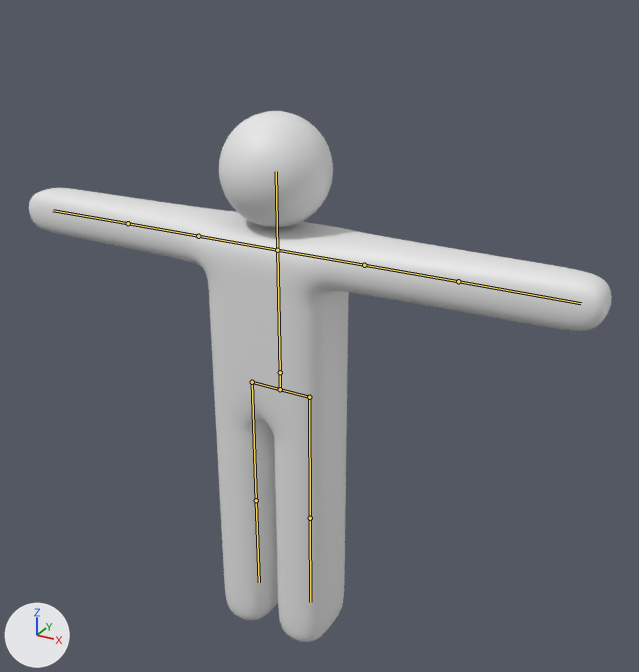
What one commit did to the Blender file Human.blend.
Before and after are seen from a camera (50 mm lens) standing at (1.21, -1.965, 2.015) and looking at (0.071, 0.107, 0.979). Every picture has the same lights, and +X, +Y and +Z are marked at lower left. The first picture is the older version. The bones that bend it are drawn over the model as lines.

The first picture shows '身体'.
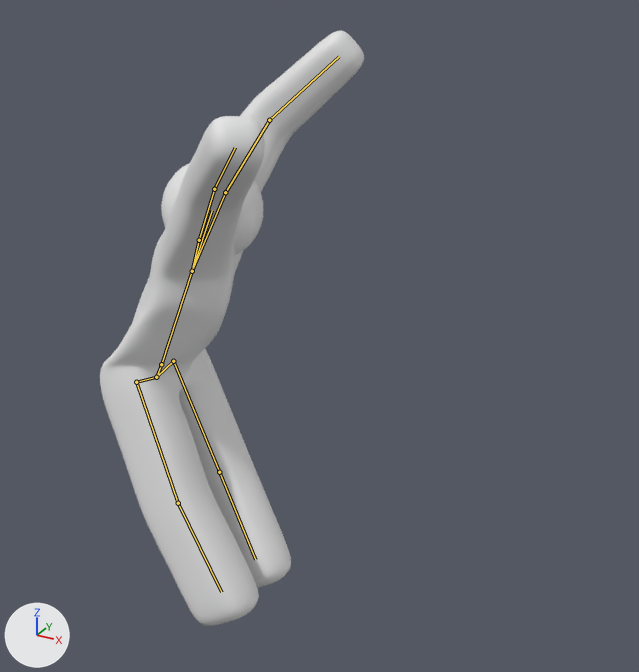
The newer file adds an action. The first version stands in its rest pose; the second is drawn at frame 0 of the action '身体闪避'.

What the commit changed:
Bone '髋' (bone_髋) moves from (0.0, 0.0, 0.0) to (-0.606, -0.143, -0.104).
Bone '髋' (bone_髋) turns from (0, 0, 0) to (-7, -80, -18) degrees about its own x, y and z.
Bone '胸' (bone_胸) turns from (0, 0, 0) to (3, 18, 2) degrees about its own x, y and z.
Bone '左肩' (bone_左肩) turns from (0, 0, 0) to (59, 6, 0) degrees about its own x, y and z.
Bone '左臂' (bone_左臂) turns from (0, 0, 0) to (12, -1, -8) degrees about its own x, y and z.
Bone '左手' (bone_左手) turns from (0, 0, 0) to (29, 1, -15) degrees about its own x, y and z.
Bone '右肩' (bone_右肩) turns from (0, 0, 0) to (2, 22, 49) degrees about its own x, y and z.
Bone '右臂' (bone_右臂) turns from (0, 0, 0) to (-5, 9, 8) degrees about its own x, y and z.
Bone '右手' (bone_右手) turns from (0, 0, 0) to (5, -8, -16) degrees about its own x, y and z.
Bone '右髋' (bone_右髋) moves from (0.0, 0.0, 0.0) to (-0.104, -0.606, -0.143).
Bone '右髋' (bone_右髋) turns from (0, 0, 0) to (13, 13, -90) degrees about its own x, y and z.
Bone '右腿' (bone_右腿) turns from (0, 0, 0) to (-4, 0, 13) degrees about its own x, y and z.
Bone '右脚' (bone_右脚) turns from (0, 0, 0) to (-2, 0, 7) degrees about its own x, y and z.
Bone '左髋' (bone_左髋) moves from (0.0, 0.0, 0.0) to (0.104, 0.606, -0.143).
Bone '左髋' (bone_左髋) turns from (0, 0, 0) to (11, -13, -91) degrees about its own x, y and z.
Bone '左腿' (bone_左腿) turns from (0, 0, 0) to (-13, -1, -13) degrees about its own x, y and z.
Bone '左脚' (bone_左脚) turns from (0, 0, 0) to (-8, -1, -9) degrees about its own x, y and z.

Pixel boxes (x1, y1, x2, y2) of what changed, in the pictures (639 x 672 px):
'身体', posed (55% narrower, 12% taller)
    before: (29, 111, 612, 642)
    after: (100, 31, 364, 626)
bone '髋', root to tip
    before: (280, 389) to (280, 372)
    after: (156, 377) to (161, 364)
bone '胸', root to tip
    before: (280, 372) to (277, 250)
    after: (161, 364) to (192, 271)
bone '左肩', root to tip
    before: (277, 250) to (198, 236)
    after: (192, 271) to (225, 192)
bone '左臂', root to tip
    before: (198, 236) to (128, 223)
    after: (225, 192) to (269, 120)
bone '左手', root to tip
    before: (128, 223) to (53, 210)
    after: (269, 120) to (339, 56)
bone '右肩', root to tip
    before: (277, 250) to (364, 265)
    after: (192, 271) to (199, 240)
bone '右臂', root to tip
    before: (364, 265) to (458, 281)
    after: (199, 240) to (214, 189)
bone '右手', root to tip
    before: (458, 281) to (581, 303)
    after: (214, 189) to (235, 147)
bone '右髋', root to tip
    before: (280, 389) to (309, 397)
    after: (156, 377) to (136, 382)
bone '右腿', root to tip
    before: (309, 397) to (310, 518)
    after: (136, 382) to (178, 503)
bone '右脚', root to tip
    before: (310, 518) to (310, 602)
    after: (178, 503) to (221, 592)
bone '左髋', root to tip
    before: (280, 389) to (252, 382)
    after: (156, 377) to (173, 361)
bone '左腿', root to tip
    before: (252, 382) to (256, 500)
    after: (173, 361) to (219, 472)
bone '左脚', root to tip
    before: (256, 500) to (259, 582)
    after: (219, 472) to (255, 559)
